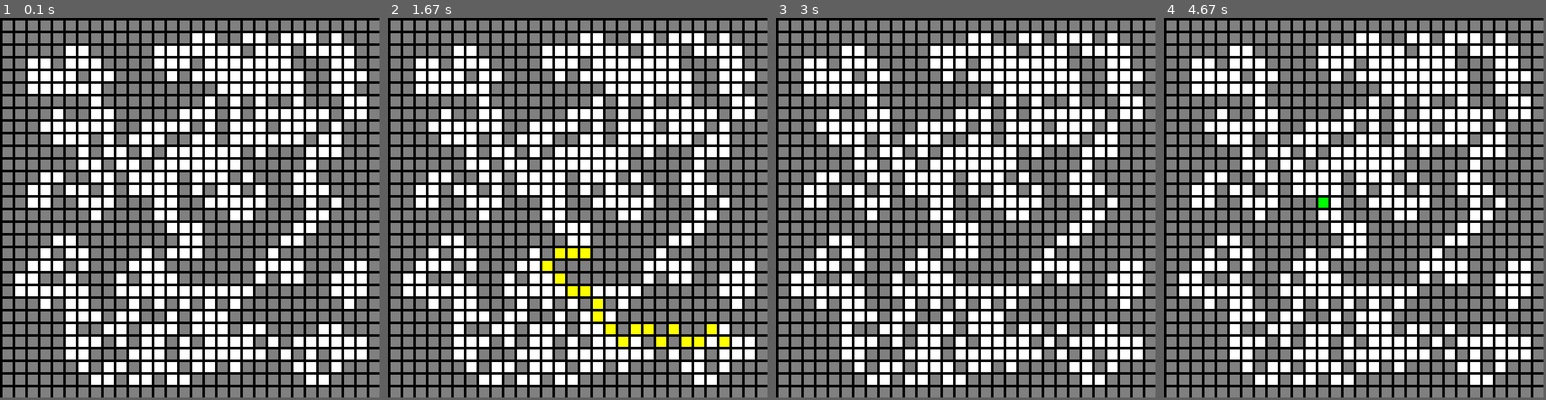
Above: before the commit, frames 1-4 (left to right).
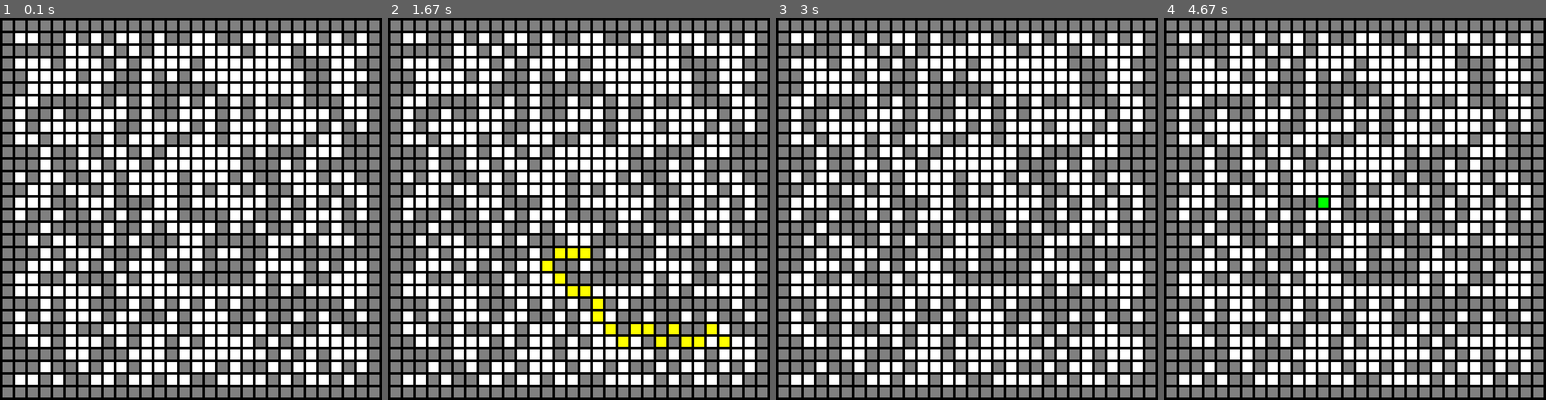
Above: after the commit, the same moments.

Repository: axwitech/pygame_astar
Game: pygame game, started from array_backed_grid.py
The game is run twice, just before and just after one commit, with the same random seed, the same clock (stepped at 60 frames per second) and the same inputs.
Inputs (mouse positions are in pixels of both pictures, inside the frame that each line leads up to):
- Up to frame 1 (0.1 s): no input
- Up to frame 2 (1.67 s): click (563, 224) at 0.38 s; click (617, 293) at 0.72 s; click (720, 342) at 1.05 s; right-click (582, 251) at 1.38 s
- Up to frame 3 (3 s): click (955, 144) at 1.72 s; click (905, 82) at 2.05 s; click (821, 124) at 2.38 s; click (848, 159) at 2.72 s
- Up to frame 4 (4.67 s): click (1439, 113) at 3.05 s; click (1244, 186) at 3.38 s; click (1458, 251) at 3.72 s; click (1316, 193) at 4.55 s
The window is 750x750 before the commit and 755x755 after it. Grey fills any space a smaller window leaves; there, only what the larger window draws over its background counts as a difference.

The runs differ from the first frame. In frame 1, 6.7% of the frame differs, in the area x 3-97%, y 3-97%; in frame 2, 6.7%; in frame 3, 6.7%; in frame 4, 6.7%.

Commit message:
Some fixes and better generation

Diff:
--- a/array_backed_grid.py
+++ b/array_backed_grid.py
@@ -38,9 +38,7 @@
 openlist = {}
 closedlist = []
 map_generator = Map_generator()
-
-# a method that resets the nodes to their orignal state, this is called everytime the path is complete
-# not the best solution, would be great to clear the both pathfinding lists and clear only the path
+# method that initiates the grid and initiates the map. updates the neighbors for it too.
 
 
 def init_game():
@@ -57,18 +55,10 @@
             node.name = "My name is: ", node.x, node.y
             grid[row].append(node)  # Append a cell
     update_neighbors()
-    # Set the specific nodes as red and not passable
-    # grid[3][4].color = "red"
-    # grid[4][4].color = "red"
-    # grid[5][4].color = "red"
-    # grid[6][4].color = "red"
-    # grid[3][4].passable = False
-    # grid[4][4].passable = False
-    # grid[5][4].passable = False
-    # grid[6][4].passable = False
-
 
 # method that updates the nodes with the information of their neighbors
+
+
 def update_neighbors():
     for row in range(ROWS):
         for column in range(COLUMNS):
@@ -104,6 +94,8 @@
     y = abs(start_y - end_y)
     answer = (x + y) * 10
     return answer
+
+# a method that clears out the path colors and resets the nodes to their default state
 
 
 def clear_color_and_path(grid):
@@ -188,7 +180,7 @@
 pygame.init()
 
 # Set the HEIGHT and WIDTH of the screen
-WINDOW_SIZE = [(WIDTH + MARGIN) * ROWS, (HEIGHT + MARGIN) * COLUMNS]
+WINDOW_SIZE = [((WIDTH + MARGIN) * ROWS) + MARGIN, ((HEIGHT + MARGIN) * COLUMNS) + MARGIN]
 screen = pygame.display.set_mode(WINDOW_SIZE)
 
 # Set title of screen
@@ -233,7 +225,7 @@
                 # Change the x/y screen coordinates to grid coordinates
                 column = pos[0] // (WIDTH + MARGIN)
                 row = pos[1] // (HEIGHT + MARGIN)
-                if grid[row][column].color == "red" and grid[row][column].color != 'grey':
+                if grid[row][column].color == "red":
                     grid[row][column].color == "white"
                     # print("Grid coordinates: ", row, column, "Node color: ", grid[row][column].color, "Node is passable: ",grid[row][column].passable, "Node name is: ", grid[row][column].name, "My neighbors are :" , "My neighbors are: ", print_out_neighbor(grid[row][column].neighbor))
                 elif grid[row][column].color != 'grey':
--- a/map_generator.py
+++ b/map_generator.py
@@ -2,7 +2,7 @@
 ROWS = 30
 COLUMNS = 30
 WALLS = 40
-ITERATIONS = 5
+ITERATIONS = 3
 
 
 class Map_generator:
@@ -10,12 +10,11 @@
         # randomly set a percentage of the tiles to be walls
         for row in range(ROWS):
             for column in range(COLUMNS):
-                # grid[row][column].color = random.choice(['grey', 'white']
                 chance = random.randint(0, 100)
                 if chance <= WALLS:
                     grid[row][column].color = 'grey'
                     grid[row][column].passable = False
-        # set all the borders to walls
+        # set all the borders to walls, make them grey and make them not passable and mark the borders are border
         for row in range(COLUMNS):
             grid[0][row].passable = False
             grid[row][0].passable = False
@@ -25,16 +24,37 @@
             grid[0][row].color = "grey"
             grid[COLUMNS - 1][row].color = "grey"
             grid[row][COLUMNS - 1].color = "grey"
-        # a. iterate over each cell.
-        # b. if a 3x3 grid centered over the cell contains at least five walls, it stays a wall.
-        # c. otherwise, it becomes/stays empty.
+            grid[0][row].border = True
+            grid[row][0].border = True
+            grid[COLUMNS - 1][row].border = True
+            grid[row][COLUMNS - 1].border = True
+
         for iteration in range(ITERATIONS):
             for row in range(ROWS):
                 for column in range(COLUMNS):
-                    grey_color_count = 0
-                    for node in grid[row][column].neighbor:
-                        if node.color == 'grey':
-                            grey_color_count = grey_color_count + 1
-                            # print(grey_color_count)
-                    if grey_color_count > 5:
-                        grid[row][column].color = 'grey'
+                    if grid[row][column].border == False:
+                        grey_color_count = 0
+                        for node in grid[row][column].neighbor:
+                            if node.color == 'grey':
+                                grey_color_count = grey_color_count + 1
+                        if grey_color_count >= 5:
+                            grid[row][column].color = 'grey'
+                            grid[row][column].passable = False
+                        elif grey_color_count == 2:
+                            grid[row][column].color = 'grey'
+                            grid[row][column].passable = False
+                        else:
+                            grid[row][column].color = '¨white'
+                            grid[row][column].passable = True
+
+        for iteration in range(ITERATIONS):
+            for row in range(ROWS):
+                for column in range(COLUMNS):
+                    if grid[row][column].border == False:
+                        grey_color_count = 0
+                        for node in grid[row][column].neighbor:
+                            if node.color == 'grey':
+                                grey_color_count = grey_color_count + 1
+                        if grey_color_count >= 5:
+                            grid[row][column].color = 'grey'
+                            grid[row][column].passable = False
--- a/node.py
+++ b/node.py
@@ -1,6 +1,6 @@
 class Node:
 
-    def __init__(self, color="white", passable=True, fscore=0, gscore=0, hscore=0, x=0, y=0, name=None, parent=None, neighbor=None):
+    def __init__(self, color="white", passable=True, fscore=0, gscore=0, hscore=0, x=0, y=0, name=None, parent=None, neighbor=None, border=False):
         self._color = color
         self._passable = passable
         self._fscore = fscore
@@ -10,6 +10,7 @@
         self._y = y
         self._name = name
         self._parent = parent
+        self._border = False
         if neighbor is None:
             self._neighbor = []
         else:
@@ -110,3 +111,12 @@
     @neighbor.setter
     def neighbor(self, value):
         self._neighbor.append(value)
+################################
+
+    @property
+    def border(self):
+        return self._border
+
+    @color.setter
+    def border(self, value):
+        self._border = value
